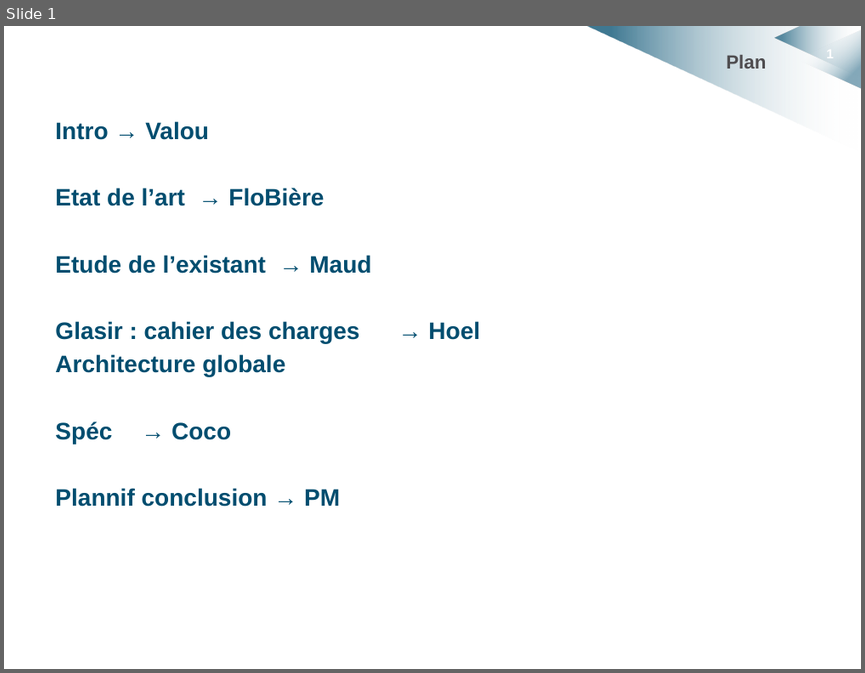
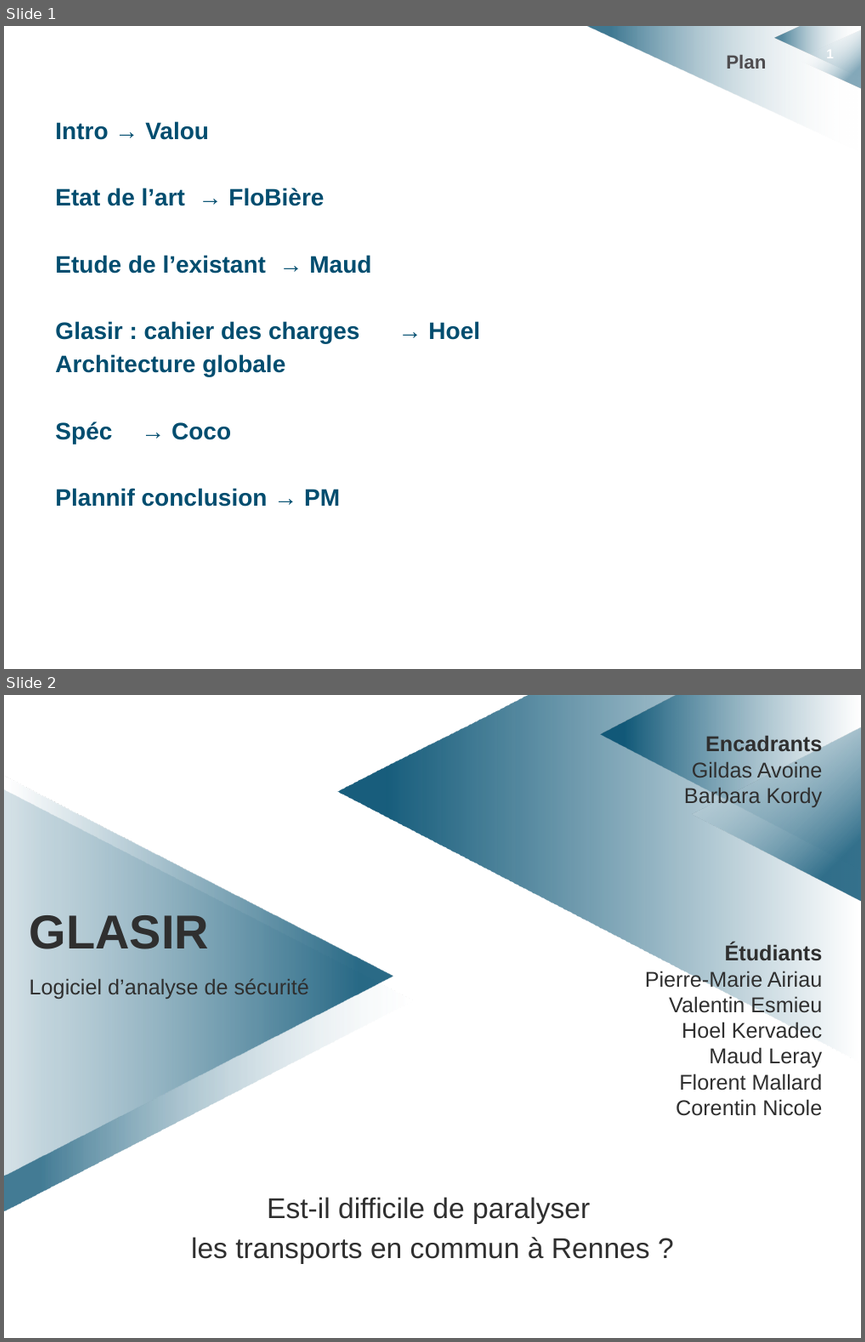
Before and after one commit to HKervadec/korrigolo, a slide deck: soutenances/projet_decembre/intro.pptx. Shown one above the other, each under a label of ours: slide 1 before the commit, slides 1 and 2 after it. The pictures are 865x673 and 865x1342 pixels, drawn with LibreOffice and Linux fonts; fonts in the diff are those of the drawing; background and template pictures are left out. Boxes give left, top, right and bottom in pixels: in the first picture for what was removed or moved away, otherwise in the second. Text is boxed around its words. In the diff, an @@ line names an element or a change of style, - is before the commit and + after.

```diff
--- a/soutenances/projet_decembre/intro.pptx
+++ b/soutenances/projet_decembre/intro.pptx
@@ slide 2 added at (x1=4, y1=695, x2=861, y2=1338), background #FFFFFF; not listed: 4 template elements that a slide beside it also shows @@
@@ rectangle added at (x1=4, y1=695, x2=861, y2=1338), fill #FFFFFF @@
@@ freeform shape added at (x1=338, y1=695, x2=861, y2=1062), fill gradient #FFFFFF to #004D6F @@
@@ freeform shape added at (x1=600, y1=695, x2=861, y2=871), fill gradient #FFFFFF to #004D6F @@
@@ text added at (x1=684, y1=734, x2=823, y2=807), 18 pt, text #302F2F @@
+Encadrants
+Gildas Avoine
+Barbara Kordy
@@ triangle added at (x1=692, y1=726, x2=861, y2=902), fill gradient #FFFFFF to #004D6F @@
@@ triangle added at (x1=5, y1=789, x2=412, y2=1210), fill gradient #FFFFFF to #004D6F @@
@@ triangle added at (x1=5, y1=776, x2=393, y2=1174), fill gradient #FFFFFF to #004D6F @@
@@ title added at (x1=30, y1=911, x2=209, y2=957), 40 pt, text #302F2F, bold @@
+GLASIR
@@ text added at (x1=645, y1=943, x2=823, y2=1116), 18 pt, text #302F2F @@
+Étudiants
+Pierre-Marie Airiau
+Valentin Esmieu
+Hoel Kervadec
+Maud Leray
+Florent Mallard
+Corentin Nicole
@@ text added at (x1=30, y1=978, x2=309, y2=998), 18 pt, text #302F2F @@
+Logiciel d’analyse de sécurité
@@ subtitle added at (x1=191, y1=1197, x2=650, y2=1264), 24 pt, text #302F2F @@
+Est-il difficile de paralyser
+les transports en commun à Rennes ?
```
Also in this commit, not shown: 1 slide changed, 1 other slide added, 1 other file.
